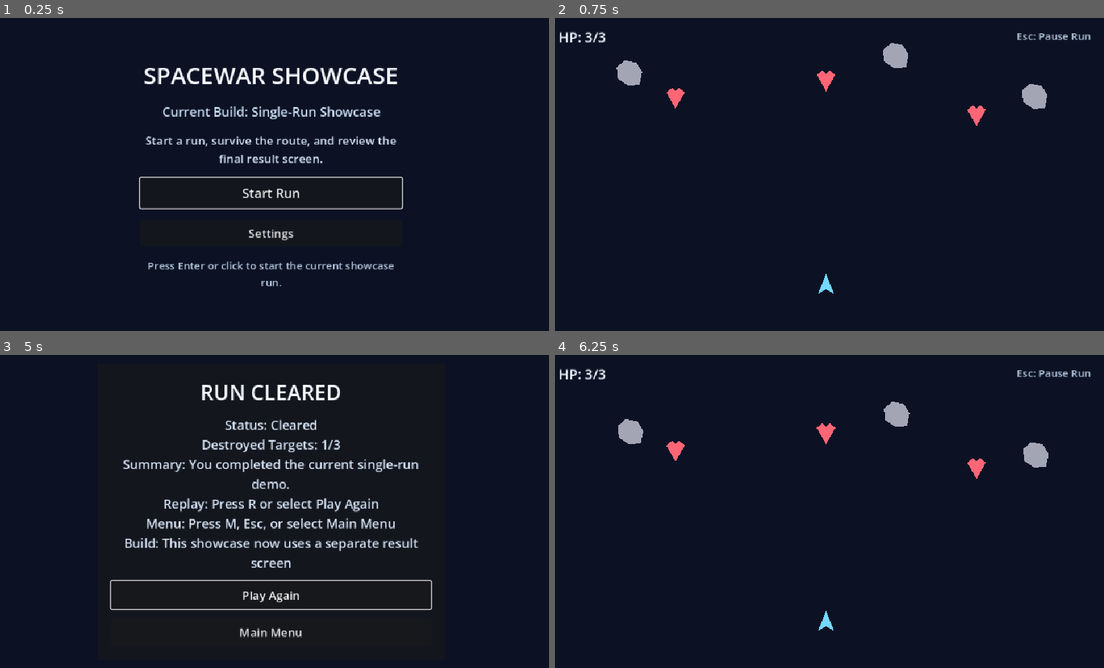
Above: before the commit, frames 1-4 (two rows, left to right).
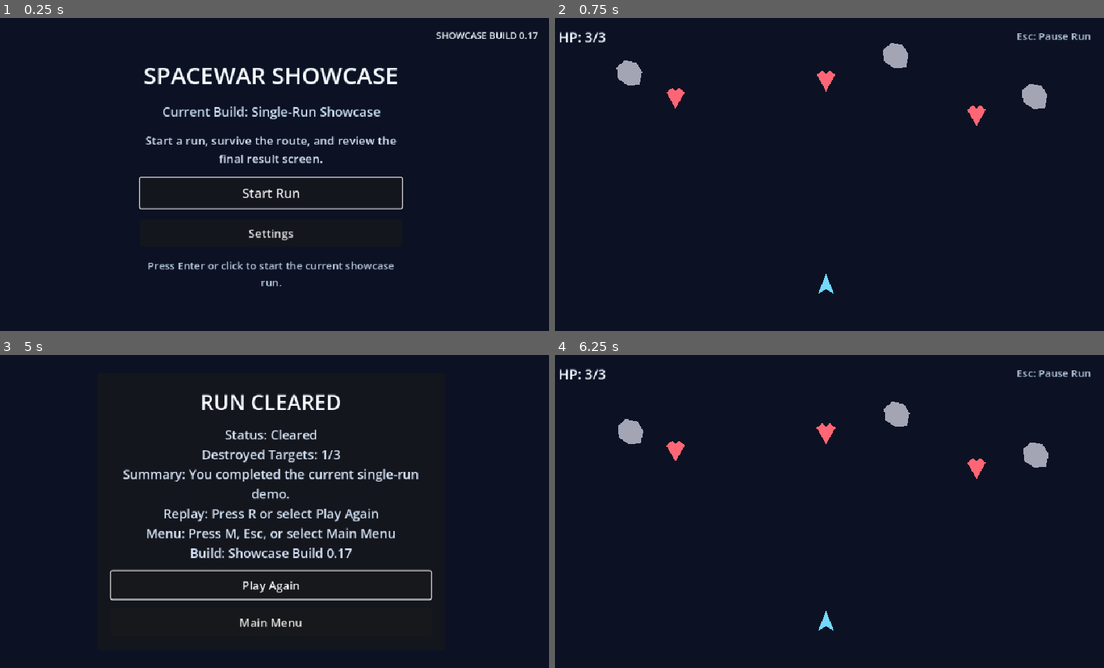
Above: after the commit, the same moments.

Repository: Drew-Z/game-next-spacewar
Game: Godot game, scene res://scenes/main_menu.tscn
The game is run twice, just before and just after one commit, with the same random seed, the same clock (stepped at 60 frames per second) and the same inputs.
Inputs:
- Up to frame 1 (0.25 s): no input
- Up to frame 2 (0.75 s): click "Start Run" at 0.5 s
- Up to frame 3 (5 s): tap Enter (ui_accept) at 1.25, 1.52, 2.27, 3.77, 4.52 s; hold Right (ui_right) 1.28-2.03 s; hold Space 1.28-2.03 s; hold Down (ui_down) 2.03-2.78 s; tap R at 2.1, 4.35 s; hold Right (ui_right) 2.78-3.53 s; tap M at 2.85 s; hold Up (ui_up) 3.53-4.28 s; tap Space at 3.6 s; hold Left (ui_left) from 4.28 s (still down)
- Up to frame 4 (6.25 s): release Left (ui_left) at 5 s; click "Main Menu" at 5 s; click "Start Run" at 5.75 s

The runs differ from the first frame. In frame 1, 0.2% of the frame differs, in the area x 79-98%, y 4-7%; in frame 2, nothing differs; in frame 3, 10%, in the area x 20-79%, y 9-91%; in frame 4, nothing differs.

Commit message:
feat(ui): add showcase build badge

Diff:
--- a/scenes/main_menu.tscn
+++ b/scenes/main_menu.tscn
@@ -19,6 +19,23 @@
 grow_horizontal = 2
 grow_vertical = 2
 color = Color(0.0470588, 0.0705882, 0.141176, 1)
+
+[node name="VersionBadge" type="Label" parent="."]
+layout_mode = 1
+anchors_preset = 10
+anchor_left = 1.0
+anchor_top = 0.0
+anchor_right = 1.0
+anchor_bottom = 0.0
+offset_left = -210.0
+offset_top = 18.0
+offset_right = -20.0
+offset_bottom = 46.0
+grow_horizontal = 0
+theme_override_colors/font_color = Color(0.960784, 0.980392, 1, 1)
+theme_override_font_sizes/font_size = 16
+text = "SHOWCASE BUILD 0.17"
+horizontal_alignment = 2
 
 [node name="MarginContainer" type="MarginContainer" parent="."]
 layout_mode = 1
@@ -131,7 +148,7 @@
 layout_mode = 2
 theme_override_colors/font_color = Color(0.807843, 0.886275, 0.968627, 1)
 theme_override_font_sizes/font_size = 18
-text = "Adjust the shared volume baseline before you start a run."
+text = "Adjust the shared volume baseline before you start a run.\nBuild: Showcase Build 0.17"
 horizontal_alignment = 1
 autowrap_mode = 3
 
--- a/scripts/main.gd
+++ b/scripts/main.gd
@@ -1,6 +1,7 @@
 extends Node2D
 
 const RUN_RESULT_SCENE_PATH := "res://scenes/run_result.tscn"
+const BUILD_LABEL := "Build: Showcase Build 0.17"
 
 @onready var player := $Player
 @onready var health_label := $HUD/HealthLabel as Label
@@ -112,7 +113,7 @@
 		cleared_enemy_targets,
 		total_enemy_targets,
 		summary_text,
-		"Build: This showcase now uses a separate result screen"
+		BUILD_LABEL
 	)
 	get_tree().change_scene_to_file(RUN_RESULT_SCENE_PATH)
 
--- a/scripts/run_result_state.gd
+++ b/scripts/run_result_state.gd
@@ -9,7 +9,7 @@
 static var destroyed_count := 0
 static var total_targets := 0
 static var summary_text := "Summary: Run data is not ready yet."
-static var build_text := "Build: Showcase flow update pending"
+static var build_text := "Build: Showcase Build 0.17"
 
 
 static func store_result(title: String, outcome: String, destroyed: int, total: int, summary: String, build: String) -> void:
@@ -27,4 +27,4 @@
 	destroyed_count = 0
 	total_targets = 0
 	summary_text = "Summary: Run data is not ready yet."
-	build_text = "Build: Showcase flow update pending"
+	build_text = "Build: Showcase Build 0.17"
Not shown, changed: README.md
Not shown, changed: docs/roadmap.md
Not shown, changed: docs/task-board.md
Not shown, changed: docs/test-checklist.md
